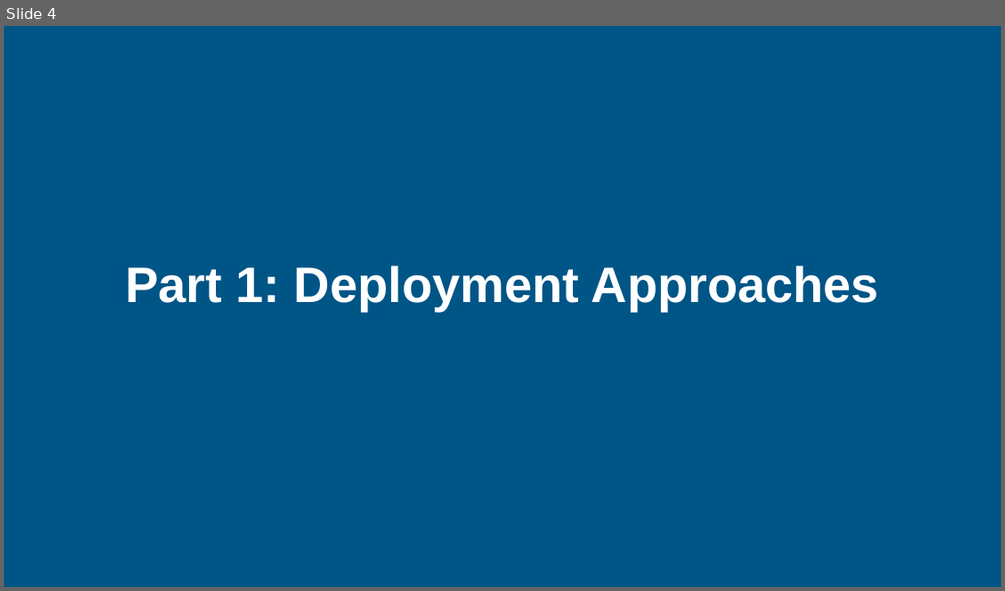
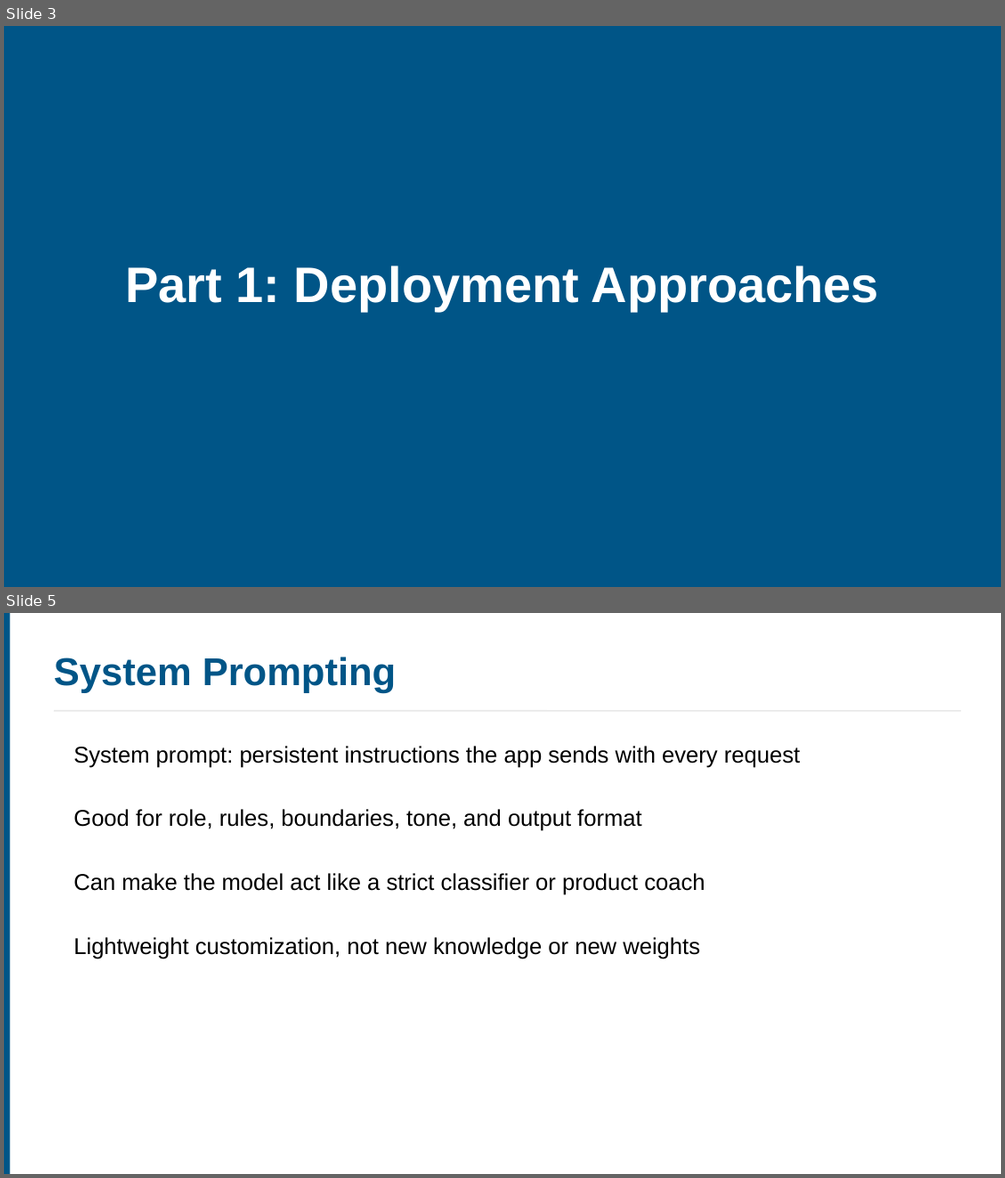
Before and after one commit to ucla-anderson-SSAI/SSAI, a slide deck: Slides/Week 8/Week8.pptx. Shown one above the other, each under a label of ours: slide 4 before the commit, slides 3 and 5 after it; the slides between them are not shown. The pictures are 1005x591 and 1005x1178 pixels, drawn with LibreOffice and Linux fonts; fonts in the diff are those of the drawing. Boxes give left, top, right and bottom in pixels: in the first picture for what was removed or moved away, otherwise in the second. Text is boxed around its words. In the diff, an @@ line names an element or a change of style, - is before the commit and + after.

```diff
--- a/Slides/Week 8/Week8.pptx
+++ b/Slides/Week 8/Week8.pptx
@@ slide 5 added at <box>4,613,1001,1174</box>, background #FFFFFF @@
@@ rectangle added at <box>4,613,10,1174</box>, fill #005587 @@
@@ text added at <box>54,657,396,693</box>, 28 pt, text #005587, bold @@
+System Prompting
@@ line added from (54, 711) to (961, 711), #E8E8E8 1 pt @@
@@ text added at <box>73,746,800,768</box>, 16.5 pt, text #000000 @@
+System prompt: persistent instructions the app sends with every request
@@ text added at <box>73,809,641,831</box>, 16.5 pt, text #000000 @@
+Good for role, rules, boundaries, tone, and output format
@@ text added at <box>73,873,704,895</box>, 16.5 pt, text #000000 @@
+Can make the model act like a strict classifier or product coach
@@ text added at <box>73,937,700,959</box>, 16.5 pt, text #000000 @@
+Lightweight customization, not new knowledge or new weights
@@ what was slide 4 is now slide 3 @@
```
Also in this commit, not shown: 8 slides changed, 11 other slides added, 35 slides removed, 8 other files.
